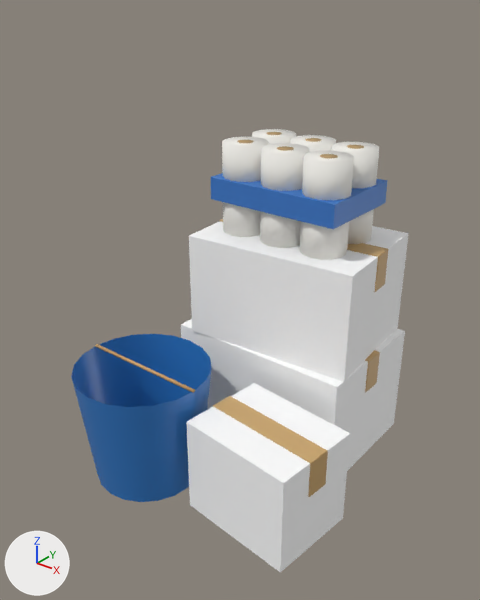
Before and after pictures for a commit that changed the glTF model public/models/supplies.glb.
One viewpoint serves both versions: a 50 mm lens placed at (0.786, -1.352, 1.028), pointed at (-0.002, -0.367, 0.418). The axes (+X, +Y, +Z) are drawn at lower left. The lights are the same throughout. The picture after the commit comes second. Where no turn or scale is listed for an object, it has been applied to the vertices. Vertices at exactly the same position are counted once.

The first picture shows 'SupplyBucket', 'SupplyBucketBail', 'SupplyCarton0', 'SupplyCarton1', 'SupplyCarton2', 'SupplyCarton2Tape', 'SupplyRoll001', 'SupplyRoll010', 'SupplyRoll011', 'SupplyRoll101', 'SupplyRoll110', 'SupplyRoll111', 'SupplyRoll200', 'SupplyRoll201', 'SupplyRoll210', 'SupplyRoll211', 'SupplyRollCore001', 'SupplyRollCore011', 'SupplyRollCore101', 'SupplyRollCore111', 'SupplyRollCore201', 'SupplyRollCore211', 'SupplyWrapBand' and 2 more.
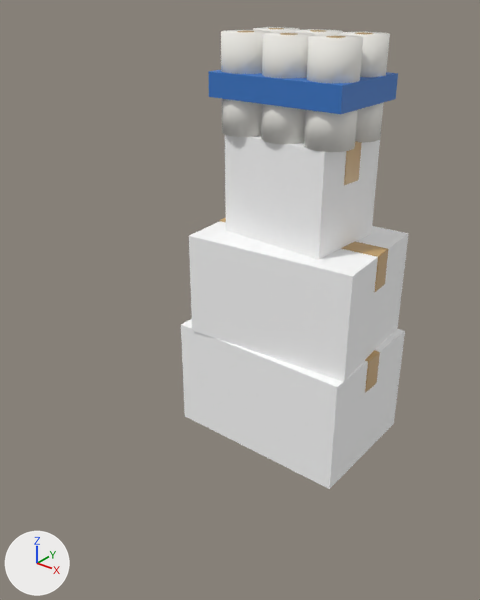
What changed in the scene script:
```text
Change me_supplycarton2:
    used by ob_supplycarton2; location = (0.0, 0.0, 0.0)
    remove me_supplycarton2.from_pydata(...)  # 8 vertices, 12 faces; spans x 0.011..0.289, y -0.582..-0.358, z 0.0..0.22
    add me_supplycarton2.from_pydata(...)  # 8 vertices, 12 faces; spans x -0.136..0.136, y -0.268..-0.052, z 0.51..0.73
    me_supplycarton2 part 1: the whole mesh is turned 2.3 degrees about the z axis through its middle, then moved by (-0.15, 0.31, 0.51)
Change me_supplycarton2tape:
    used by ob_supplycarton2tape; location = (0.0, 0.0, 0.0)
    remove me_supplycarton2tape.from_pydata(...)  # 24 vertices, 36 faces; spans x 0.016..0.284, y -0.508..-0.432, z 0.14..0.222
    add me_supplycarton2tape.from_pydata(...)  # 24 vertices, 36 faces; spans x -0.133..0.133, y -0.193..-0.127, z 0.65..0.732
    me_supplycarton2tape part 2: the whole mesh is turned 2.3 degrees about the z axis through its middle, then moved by (-0.15, 0.31, 0.51)
Change me_cube:
    used by ob_supplywrapband; location = (0.0, 0.0, 0.0)
    remove me_cube.from_pydata(...)  # 8 vertices, 12 faces; spans x -0.158..0.158, y -0.275..-0.06, z 0.585..0.635
    add me_cube.from_pydata(...)  # 8 vertices, 12 faces; spans x -0.158..0.158, y -0.275..-0.06, z 0.805..0.855
    me_cube part 3: the whole mesh is moved by (0.0, 0.0, 0.22)
Remove ob_supplybucket:
    ob_supplybucket = bpy.data.objects.new('SupplyBucket', me_cone_024)
    ob_supplybucket.location = (-0.15, -0.52, 0.135)
Remove ob_supplybucketbail:
    ob_supplybucketbail = bpy.data.objects.new('SupplyBucketBail', me_cylinder)
    ob_supplybucketbail.location = (-0.15, -0.52, 0.27)
Change ob_supplyroll001:
    ob_supplyroll001.location: (-0.105, -0.115, 0.66) -> (-0.105, -0.115, 0.88)
Change ob_supplyroll010:
    ob_supplyroll010.location: (-0.105, -0.22, 0.56) -> (-0.105, -0.22, 0.78)
Change ob_supplyroll011:
    ob_supplyroll011.location: (-0.105, -0.22, 0.66) -> (-0.105, -0.22, 0.88)
Change ob_supplyroll101:
    ob_supplyroll101.location: (0.0, -0.115, 0.66) -> (0.0, -0.115, 0.88)
Change ob_supplyroll110:
    ob_supplyroll110.location: (0.0, -0.22, 0.56) -> (0.0, -0.22, 0.78)
Change ob_supplyroll111:
    ob_supplyroll111.location: (0.0, -0.22, 0.66) -> (0.0, -0.22, 0.88)
Change ob_supplyroll200:
    ob_supplyroll200.location: (0.105, -0.115, 0.56) -> (0.105, -0.115, 0.78)
Change ob_supplyroll201:
    ob_supplyroll201.location: (0.105, -0.115, 0.66) -> (0.105, -0.115, 0.88)
Change ob_supplyroll210:
    ob_supplyroll210.location: (0.105, -0.22, 0.56) -> (0.105, -0.22, 0.78)
Change ob_supplyroll211:
    ob_supplyroll211.location: (0.105, -0.22, 0.66) -> (0.105, -0.22, 0.88)
Change ob_supplyrollcore001:
    ob_supplyrollcore001.location: (-0.105, -0.115, 0.71) -> (-0.105, -0.115, 0.93)
Change ob_supplyrollcore011:
    ob_supplyrollcore011.location: (-0.105, -0.22, 0.71) -> (-0.105, -0.22, 0.93)
Change ob_supplyrollcore101:
    ob_supplyrollcore101.location: (0.0, -0.115, 0.71) -> (0.0, -0.115, 0.93)
Change ob_supplyrollcore111:
    ob_supplyrollcore111.location: (0.0, -0.22, 0.71) -> (0.0, -0.22, 0.93)
Change ob_supplyrollcore201:
    ob_supplyrollcore201.location: (0.105, -0.115, 0.71) -> (0.105, -0.115, 0.93)
Change ob_supplyrollcore211:
    ob_supplyrollcore211.location: (0.105, -0.22, 0.71) -> (0.105, -0.22, 0.93)
```

Pixel boxes (x1, y1, x2, y2) of what changed, in the pictures (480 x 600 px):
'SupplyCarton2', moved, turned: before (186, 383, 350, 573); after (225, 135, 380, 260)
'SupplyBucket', deleted (blue): before (71, 334, 212, 502)
'SupplyWrapBand', moved: before (211, 173, 387, 229); after (208, 70, 398, 114)
'SupplyRoll211', moved: before (302, 151, 354, 200); after (307, 35, 363, 83)
'SupplyRoll111', moved: before (261, 143, 310, 191); after (262, 32, 315, 78)
'SupplyRoll210', moved: before (300, 222, 349, 260); after (304, 110, 358, 152)
'SupplyRoll011', moved: before (222, 137, 269, 182); after (221, 30, 271, 74)
'SupplyCarton2Tape', moved, turned: before (213, 396, 328, 497); after (344, 141, 362, 185)
'SupplyRoll110', moved: before (260, 211, 301, 248); after (261, 104, 305, 144)
'SupplyRoll201', moved: before (331, 142, 379, 188); after (338, 32, 390, 77)
'SupplyRoll010', moved: before (223, 202, 260, 237); after (222, 99, 262, 137)
'SupplyRoll200', moved: before (348, 209, 374, 244); after (355, 102, 384, 142)
'SupplyRoll101', moved: before (290, 135, 336, 152); after (294, 29, 343, 35)
'SupplyRoll001', moved: before (252, 129, 296, 144); after (253, 27, 300, 33)
'SupplyBucketBail', deleted: before (95, 344, 195, 393)
'SupplyRollCore211', moved: before (320, 154, 338, 159); after (326, 36, 345, 38)
'SupplyRollCore111', moved: before (277, 146, 294, 151); after (280, 33, 297, 35)
'SupplyRollCore101', moved: before (305, 138, 321, 142); after (310, 30, 326, 32)
'SupplyRollCore201', moved: before (347, 145, 364, 149); after (355, 32, 373, 34)
'SupplyRollCore011', moved: before (237, 139, 253, 143); after (237, 31, 254, 32)
'SupplyRollCore001', moved: before (267, 132, 282, 135); after (268, 28, 284, 29)
